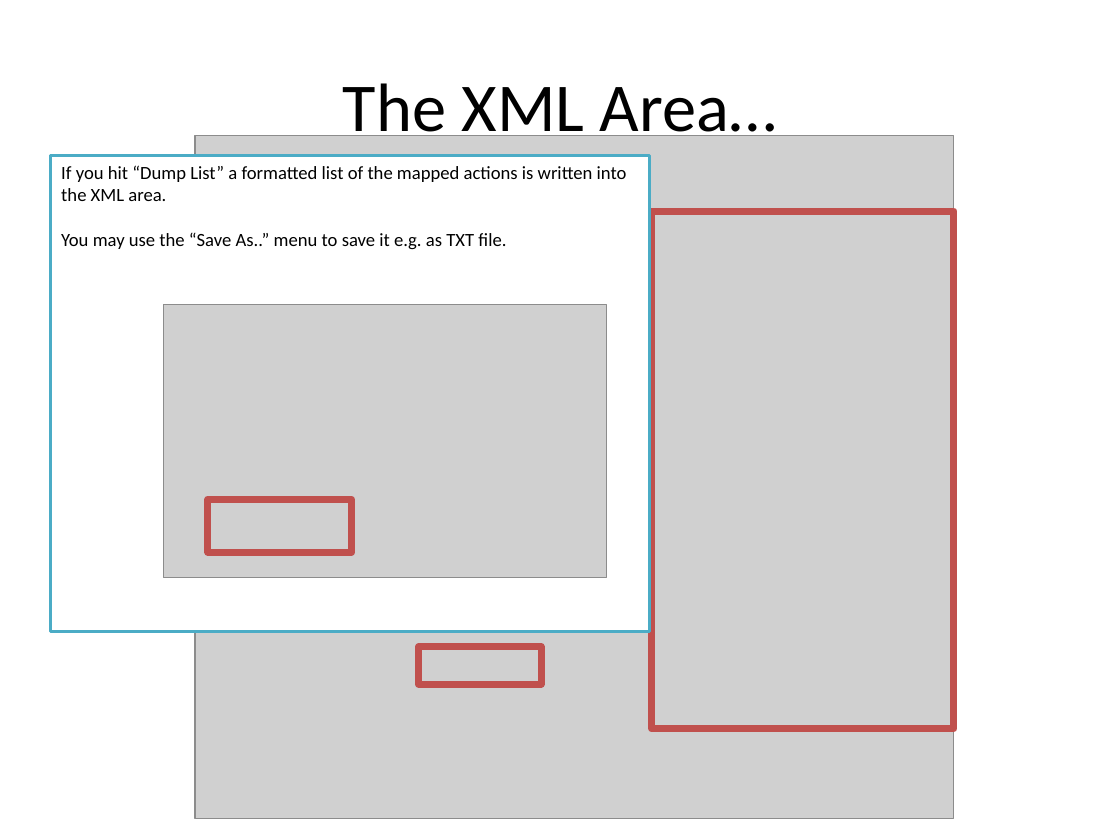
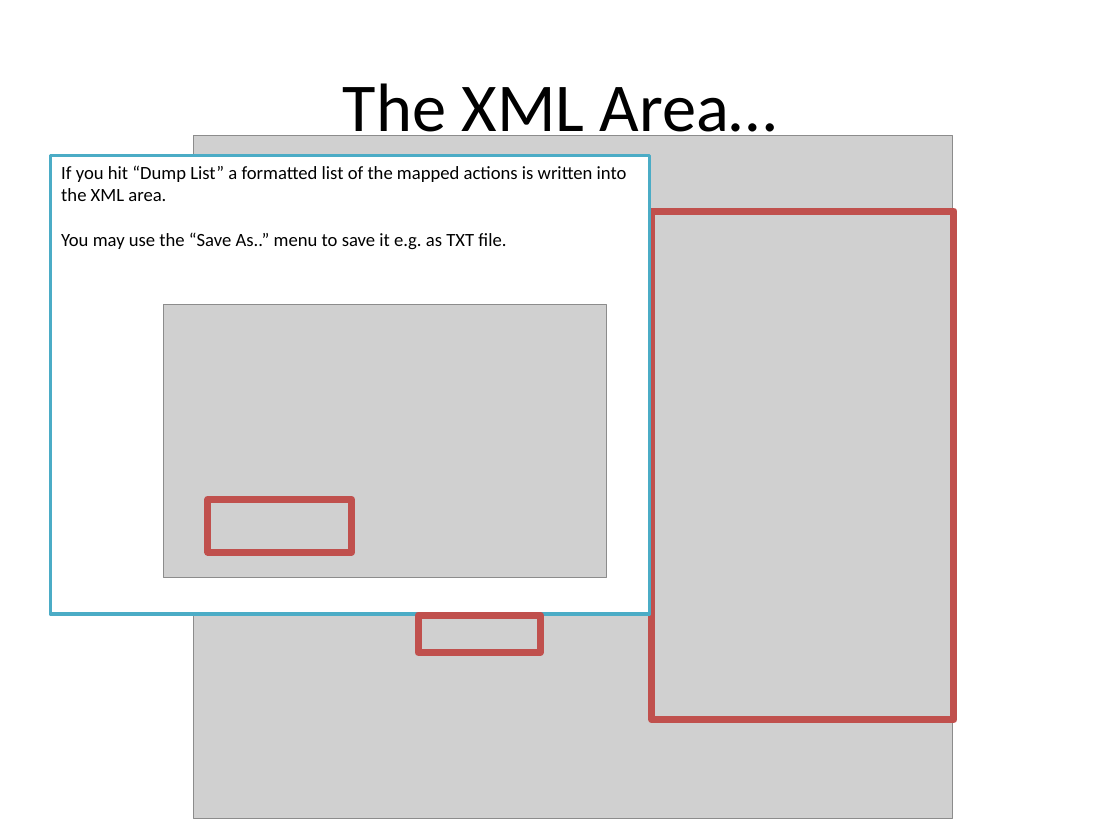
Before and after one commit to SCToolsfactory/SCJMapper-V2, a slide deck: slide 10 of doc/SCJMapper_QGuide.pptx. Drawn at 1120x840 pixels with LibreOffice and Linux fonts; fonts in the diff are those of the drawing; grey boxes stand for pictures. Boxes give left, top, right and bottom in pixels: in the first picture for what was removed or moved away, otherwise in the second. Text is boxed around its words. In the diff, an @@ line names an element or a change of style, - is before the commit and + after.

```diff
--- a/doc/SCJMapper_QGuide.pptx
+++ b/doc/SCJMapper_QGuide.pptx
@@ rectangle "If you hit “Dump List” ..." resized from (x1=50, y1=156, x2=650, y2=632) to (x1=50, y1=156, x2=650, y2=614) @@
@@ rectangle resized from (x1=652, y1=212, x2=954, y2=729) to (x1=652, y1=212, x2=954, y2=720) @@
@@ rectangle moved from (x1=419, y1=647, x2=541, y2=684) to (x1=418, y1=615, x2=540, y2=652) @@
```
Also in this commit, not shown: 9 other slides changed, 1 slide added, 22 other files.
